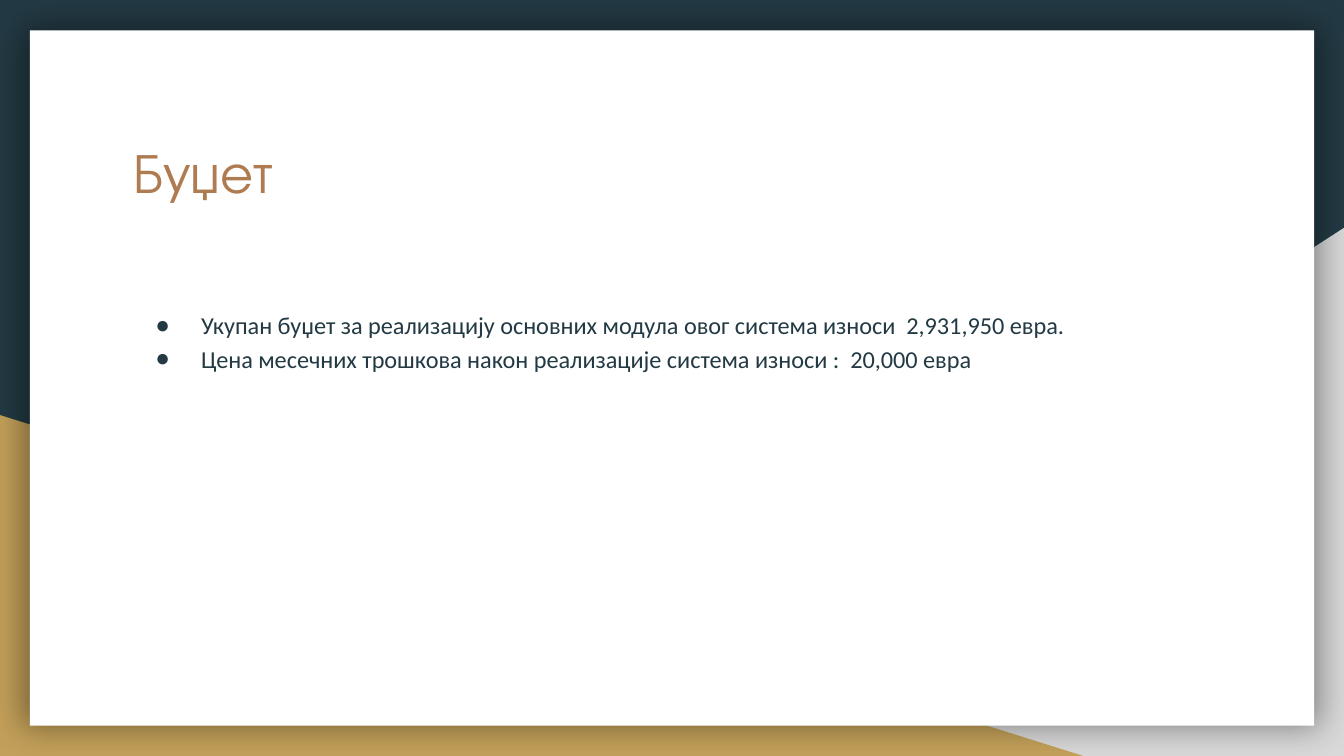
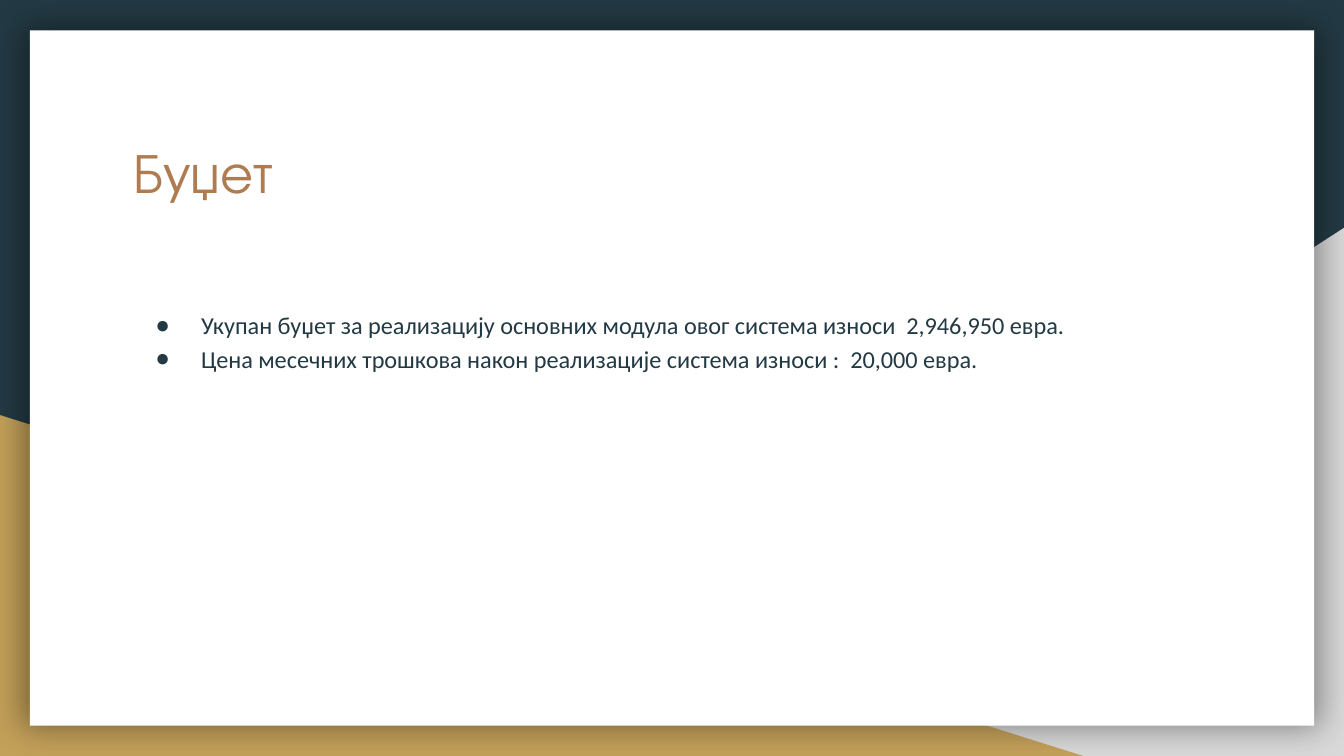
Before and after one commit to aleksa1902/PSI-Projekat, a slide deck: slide 9 of Faza 1/PPCAP.pptx. Drawn at 1344x756 pixels with LibreOffice and Linux fonts; fonts in the diff are those of the drawing. Boxes give left, top, right and bottom in pixels: in the first picture for what was removed or moved away, otherwise in the second. Text is boxed around its words. In the diff, an @@ line names an element or a change of style, - is before the commit and + after.

```diff
--- a/Faza 1/PPCAP.pptx
+++ b/Faza 1/PPCAP.pptx
@@ text at [201, 317, 1064, 372]: text changed @@
-● Укупан буџет за реализацију основних модула овог система износи 2,931,950 евра.
-● Цена месечних трошкова након реализације система износи : 20,000 евра
+● Укупан буџет за реализацију основних модула овог система износи 2,946,950 евра.
+● Цена месечних трошкова након реализације система износи : 20,000 евра.
```
Also in this commit, not shown: 1 other slide changed, 8 other files.
